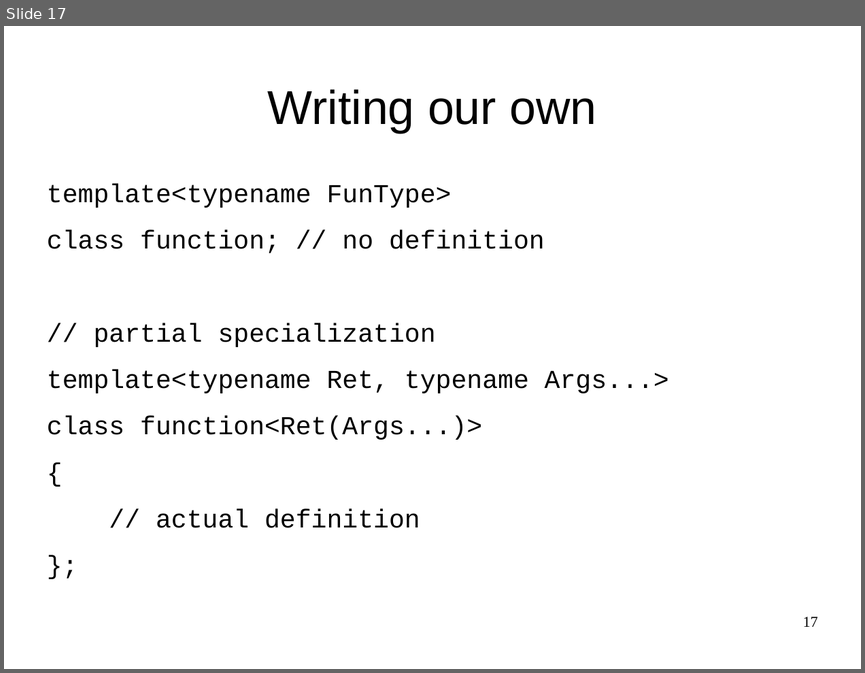
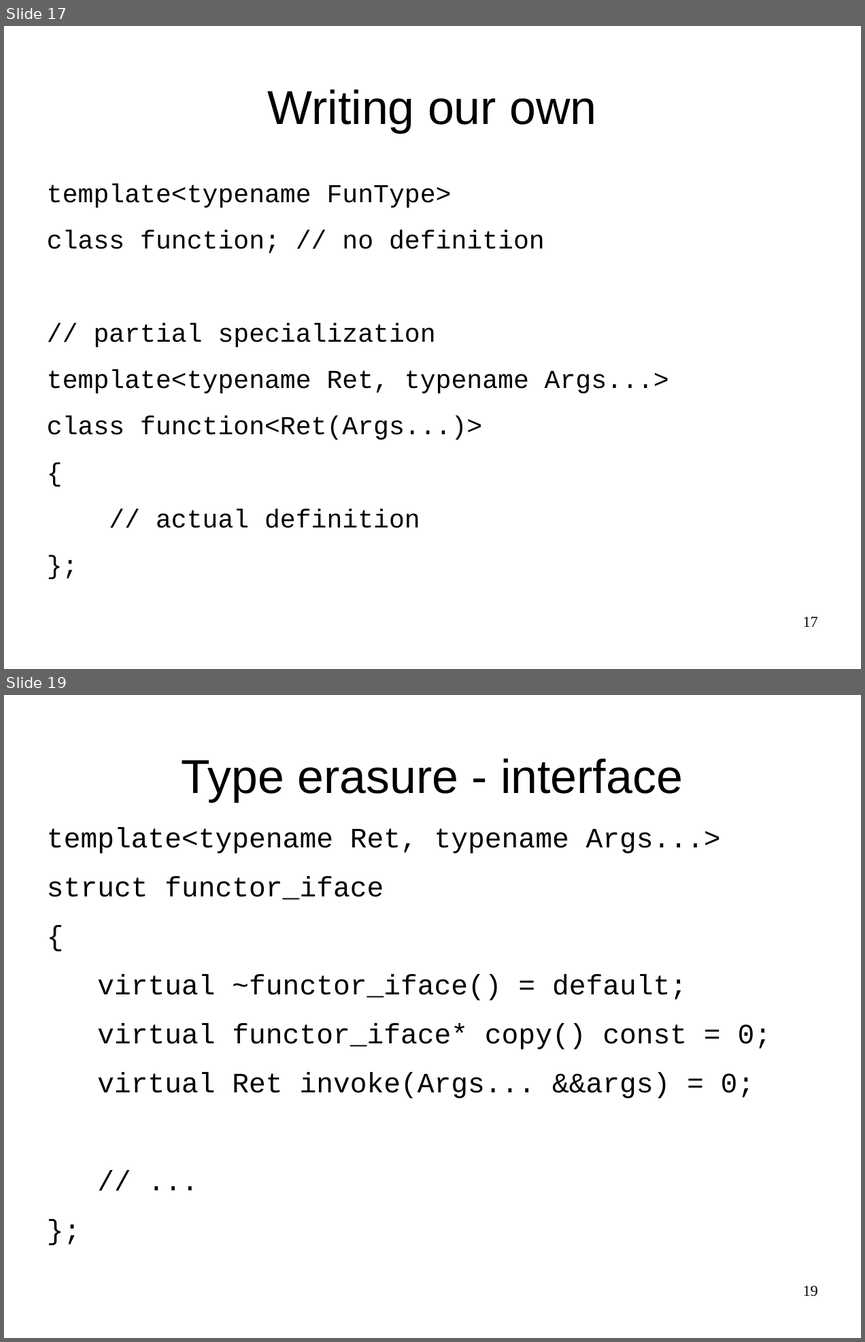
Before and after one commit to maciekgajewski/demystifying_std_function, a slide deck: demystifying-std-function.odp. Shown one above the other, each under a label of ours: slide 17 before the commit, slides 17 and 19 after it; the slides between them are not shown. The pictures are 865x673 and 865x1342 pixels, drawn with LibreOffice and Linux fonts; fonts in the diff are those of the drawing. Boxes give left, top, right and bottom in pixels: in the first picture for what was removed or moved away, otherwise in the second. Text is boxed around its words. In the diff, an @@ line names an element or a change of style, - is before the commit and + after.

```diff
--- a/demystifying-std-function.odp
+++ b/demystifying-std-function.odp
@@ slide 19 added at [4, 695, 861, 1338], background #FFFFFF @@
@@ title added at [181, 758, 683, 802], 44 pt, text #000000 @@
+Type erasure - interface
@@ text added at [47, 827, 772, 1098], 26 pt, text #000000 @@
+template<typename Ret, typename Args...>
+struct functor_iface
+{
+virtual ~functor_iface() = default;
+virtual functor_iface* copy() const = 0;
+virtual Ret invoke(Args... &&args) = 0;
+// ...
+};
@@ page number added at [803, 1285, 818, 1296], 14 pt, text #000000 @@
+19
```
Also in this commit, not shown: 1 slide changed, 4 other slides added.
